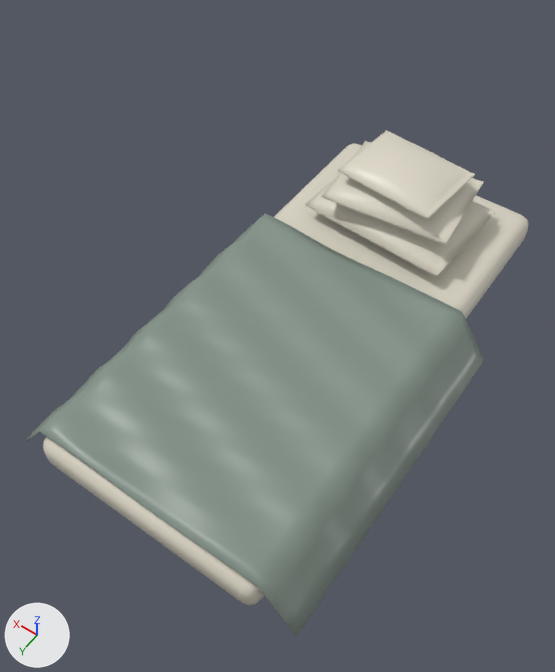
Before and after pictures for a commit that changed the FBX model unity-game/Assets/_Project/Art/CC0/old_bed_frame/BedTextiles.fbx.
Camera for both pictures: a camera (50 mm lens) standing at (-0.91, 1.5, 2.77) and looking at (0.0, 0.21, 0.75). The axes (+X, +Y, +Z) are drawn at lower left. The lights are the same throughout. The first picture is the older version.

Names of what the first picture shows: 'Textile coverlet', 'Textile mattress', 'Textile pillow 1', 'Textile pillow 2', 'Textile pillow 3'.
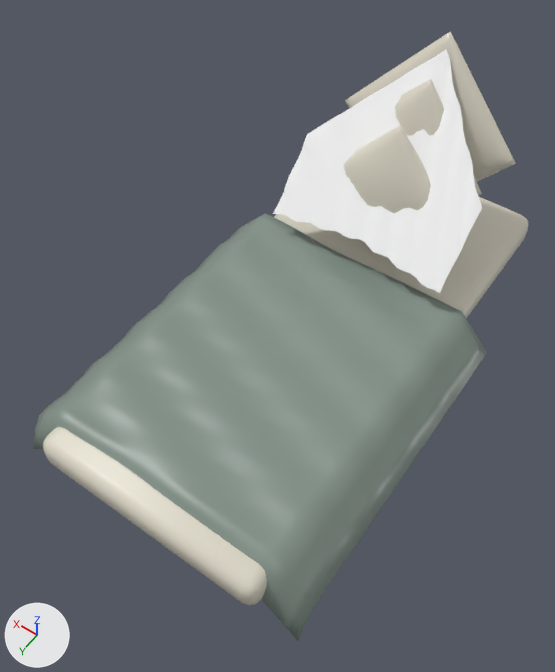
Changed parts and their boxes [x1, y1, x2, y2] in the pictures (555 x 672 px; the box of a moved part takes in the faces that stretch with it):
'Textile coverlet', reshaped
    before: [26, 214, 484, 636]
    after: [33, 213, 487, 641]
'Textile lace veil', added
    after: [273, 49, 482, 293]
'Textile pillow 3', deleted (pale yellow)
    before: [338, 130, 475, 220]
'Textile upright pillow 1', added (pale yellow)
    after: [345, 31, 516, 182]
'Textile upright pillow 3', added (pale yellow)
    after: [344, 125, 431, 213]
'Textile pillow 1', deleted (pale yellow)
    before: [305, 179, 496, 277]
'Textile pillow 2', deleted (pale yellow)
    before: [321, 141, 483, 245]
'Textile upright pillow 2', added (pale yellow)
    after: [395, 80, 482, 195]
part 1 of me_textile_coverlet, moved or reshaped
    before: [26, 216, 484, 636]
    after: [33, 214, 487, 641]

What changed in the scene script:
```text
Add mat_bed_lace_cc0:
    mat_bed_lace_cc0 = principled_material('Bed_Lace_CC0')
    mat_bed_lace_cc0.base_color = (1.0, 1.0, 1.0)  # white #ffffff
    mat_bed_lace_cc0.roughness = 0.4
Change me_textile_coverlet:
    used by ob_textile_coverlet; location = (0.0, 0.0, 0.06)
    remove me_textile_coverlet.from_pydata(...)  # 1890 vertices, 1888 faces; spans x -0.56..0.56, y -0.301..0.91, z 0.419..0.622
    add me_textile_coverlet.from_pydata(...)  # 1890 vertices, 1888 faces; spans x -0.56..0.56, y -0.301..0.9, z 0.348..0.622
    me_textile_coverlet part 1: 1765 of 1890 vertices moved; they spanned x -0.56..0.56, y -0.3..0.91, z 0.419..0.622 and now span x -0.56..0.56, y -0.3..0.9, z 0.348..0.622; mean shift (0.0, -0.005, 0.002); largest move (-0.043, 0.91, 0.605) -> (-0.043, 0.9, 0.483)
Add me_textile_upright_pillow_2:
    me_textile_upright_pillow_2.from_pydata(...)  # 1058 vertices, 1056 faces; spans x -0.3..0.3, y -0.681..-0.499, z 0.595..1.195
    me_textile_upright_pillow_2.materials.append(mat_bed_linen_cc0)  # pale yellow #ddd7c7
Add me_textile_lace_veil:
    me_textile_lace_veil.from_pydata(...)  # 667 vertices, 616 faces; spans x -0.35..0.35, y -0.765..-0.241, z 0.705..1.25
    me_textile_lace_veil.materials.append(mat_bed_lace_cc0)  # white #ffffff
Add me_textile_upright_pillow_3:
    me_textile_upright_pillow_3.from_pydata(...)  # 1058 vertices, 1056 faces; spans x -0.25..0.25, y -0.537..-0.363, z 0.595..1.095
    me_textile_upright_pillow_3.materials.append(mat_bed_linen_cc0)  # pale yellow #ddd7c7
Add me_textile_upright_pillow_1:
    me_textile_upright_pillow_1.from_pydata(...)  # 1058 vertices, 1056 faces; spans x -0.35..0.35, y -0.815..-0.625, z 0.595..1.295
    me_textile_upright_pillow_1.materials.append(mat_bed_linen_cc0)  # pale yellow #ddd7c7
Remove ob_textile_pillow_3:
    ob_textile_pillow_3 = bpy.data.objects.new('Textile pillow 3', me_textile_pillow_3)
    ob_textile_pillow_3.location = (0.0, 0.0, 0.06)
Remove ob_textile_pillow_1:
    ob_textile_pillow_1 = bpy.data.objects.new('Textile pillow 1', me_textile_pillow_1)
    ob_textile_pillow_1.location = (0.0, 0.0, 0.06)
Remove ob_textile_pillow_2:
    ob_textile_pillow_2 = bpy.data.objects.new('Textile pillow 2', me_textile_pillow_2)
    ob_textile_pillow_2.location = (0.0, 0.0, 0.06)
Add ob_textile_upright_pillow_2:
    ob_textile_upright_pillow_2 = bpy.data.objects.new('Textile upright pillow 2', me_textile_upright_pillow_2)
    ob_textile_upright_pillow_2.location = (0.0, 0.0, 0.06)
Add ob_textile_lace_veil:
    ob_textile_lace_veil = bpy.data.objects.new('Textile lace veil', me_textile_lace_veil)
    ob_textile_lace_veil.location = (0.0, 0.0, 0.06)
Add ob_textile_upright_pillow_3:
    ob_textile_upright_pillow_3 = bpy.data.objects.new('Textile upright pillow 3', me_textile_upright_pillow_3)
    ob_textile_upright_pillow_3.location = (0.0, 0.0, 0.06)
Add ob_textile_upright_pillow_1:
    ob_textile_upright_pillow_1 = bpy.data.objects.new('Textile upright pillow 1', me_textile_upright_pillow_1)
    ob_textile_upright_pillow_1.location = (0.0, 0.0, 0.06)
```
